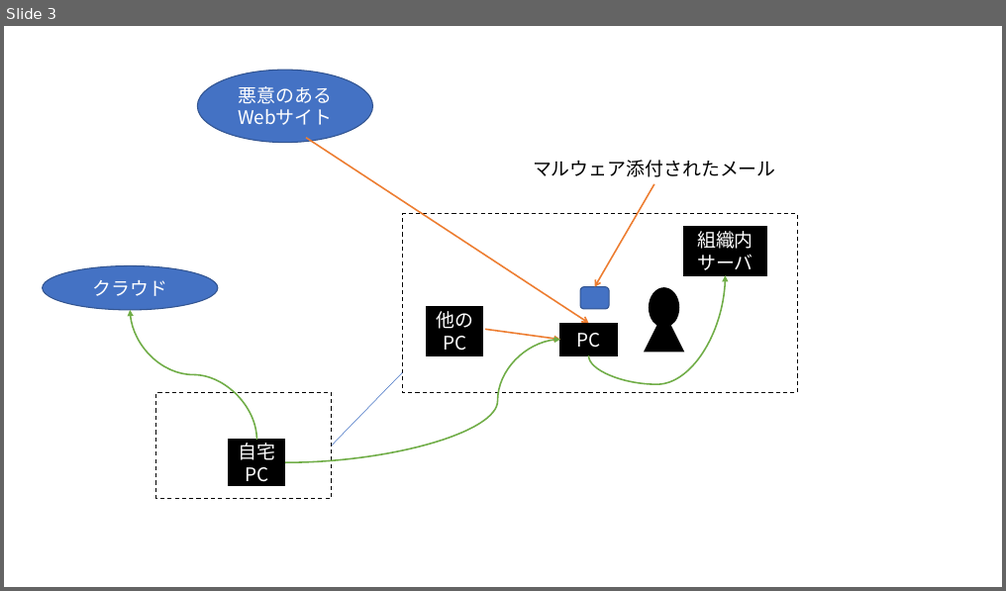
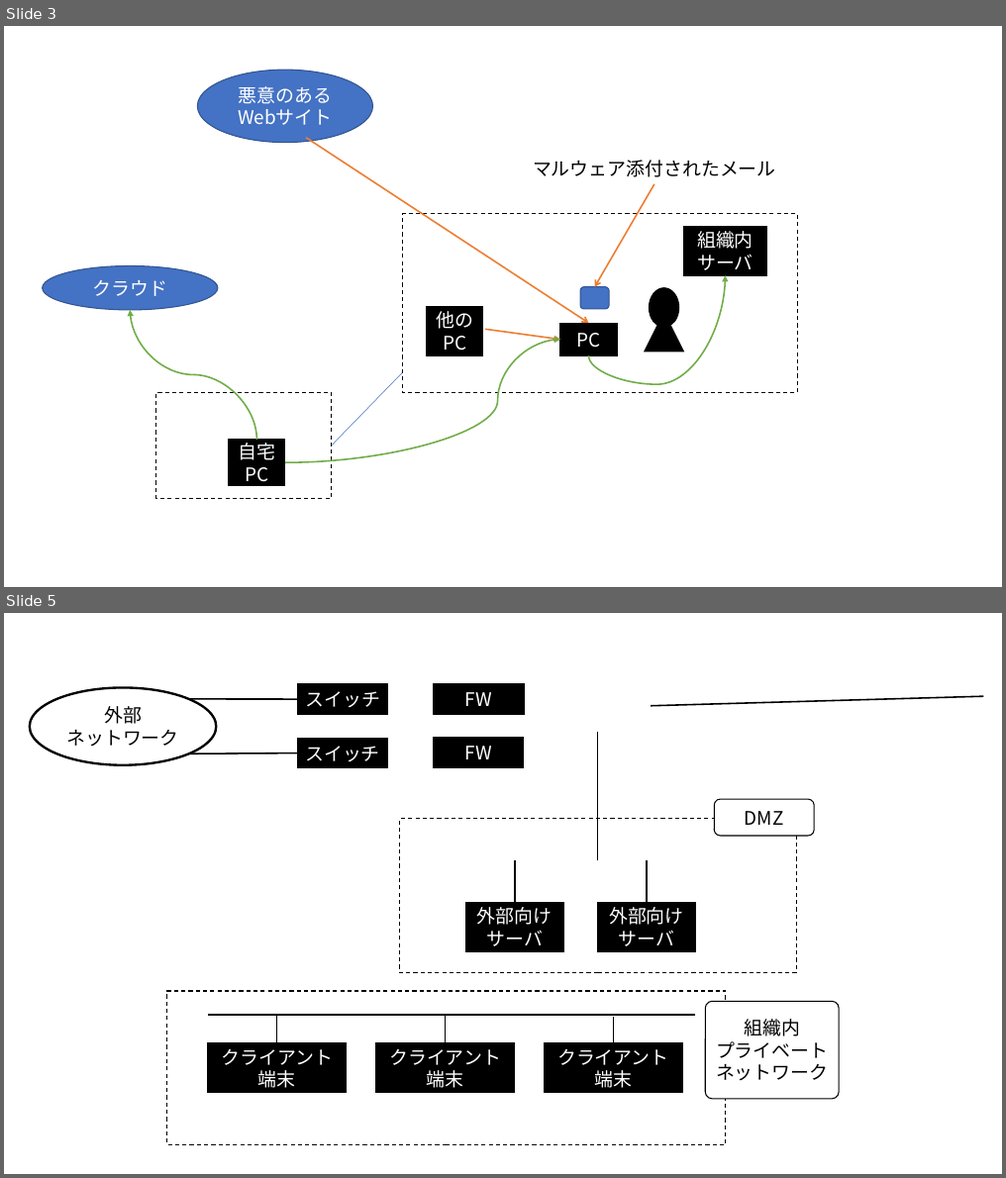
Before and after one commit to akirakanaoka/ouj_infosecintro, a slide deck: 図表用.pptx. Shown one above the other, each under a label of ours: slide 3 before the commit, slides 3 and 5 after it; the slides between them are not shown. The pictures are 1006x591 and 1006x1178 pixels, drawn with LibreOffice and Linux fonts; fonts in the diff are those of the drawing. Boxes give left, top, right and bottom in pixels: in the first picture for what was removed or moved away, otherwise in the second. Text is boxed around its words. In the diff, an @@ line names an element or a change of style, - is before the commit and + after.

```diff
--- a/図表用.pptx
+++ b/図表用.pptx
@@ slide 5 added at box(4, 613, 1002, 1174), background #FFFFFF @@
@@ ellipse added at box(30, 688, 216, 765), fill #FFFFFF, outline #000000 2.25 pt, 18 pt, text #000000 @@
+外部
+ネットワーク
@@ line added from (189, 699) to (298, 699), #000000 1.5 pt @@
@@ rectangle added at box(298, 684, 389, 715), fill #000000, outline #000000 1 pt, 18 pt, text #FFFFFF @@
+スイッチ
@@ rectangle added at box(434, 684, 525, 715), fill #000000, outline #000000 1 pt, 18 pt, text #FFFFFF @@
+FW
@@ line added from (650, 706) to (984, 696), #000000 1.5 pt @@
@@ line added from (598, 731) to (598, 861), #000000 1.5 pt @@
@@ line added from (189, 754) to (297, 753), #000000 1.5 pt @@
@@ rectangle added at box(297, 738, 388, 768), fill #000000, outline #000000 1 pt, 18 pt, text #FFFFFF @@
+スイッチ
@@ rectangle added at box(434, 738, 525, 768), fill #000000, outline #000000 1 pt, 18 pt, text #FFFFFF @@
+FW
@@ rectangle added at box(400, 819, 797, 973), fill #FFFFFF, outline #000000 1 pt dashed @@
@@ rounded rectangle added at box(715, 799, 814, 836), fill #FFFFFF, outline #000000 1 pt, 18 pt, text #000000 @@
+DMZ
@@ line added from (515, 861) to (515, 903), #000000 1.5 pt @@
@@ line added from (647, 903) to (647, 861), #000000 1.5 pt @@
@@ rectangle added at box(466, 903, 564, 953), fill #000000, outline #000000 1 pt, 18 pt, text #FFFFFF @@
+外部向けサーバ
@@ rectangle added at box(598, 903, 696, 953), fill #000000, outline #000000 1 pt, 18 pt, text #FFFFFF @@
+外部向けサーバ
@@ rectangle added at box(167, 991, 726, 1146), fill #FFFFFF, outline #000000 1 pt dashed @@
@@ line added from (696, 1015) to (208, 1015), #000000 1.5 pt @@
@@ line added from (277, 1016) to (277, 1044), #000000 1.5 pt @@
@@ line added from (445, 1016) to (445, 1044), #000000 1.5 pt @@
@@ line added from (614, 1017) to (614, 1044), #000000 1.5 pt @@
@@ rounded rectangle added at box(706, 1001, 839, 1099), fill #FFFFFF, outline #000000 1 pt, 18 pt, text #000000 @@
+組織内
+プライベート
+ネットワーク
@@ rectangle added at box(208, 1044, 347, 1093), fill #000000, outline #000000 1 pt, 18 pt, text #FFFFFF @@
+クライアント端末
@@ rectangle added at box(376, 1044, 515, 1093), fill #000000, outline #000000 1 pt, 18 pt, text #FFFFFF @@
+クライアント端末
@@ rectangle added at box(544, 1044, 683, 1093), fill #000000, outline #000000 1 pt, 18 pt, text #FFFFFF @@
+クライアント端末
```
Also in this commit, not shown: 1 slide changed, 2 other files.
